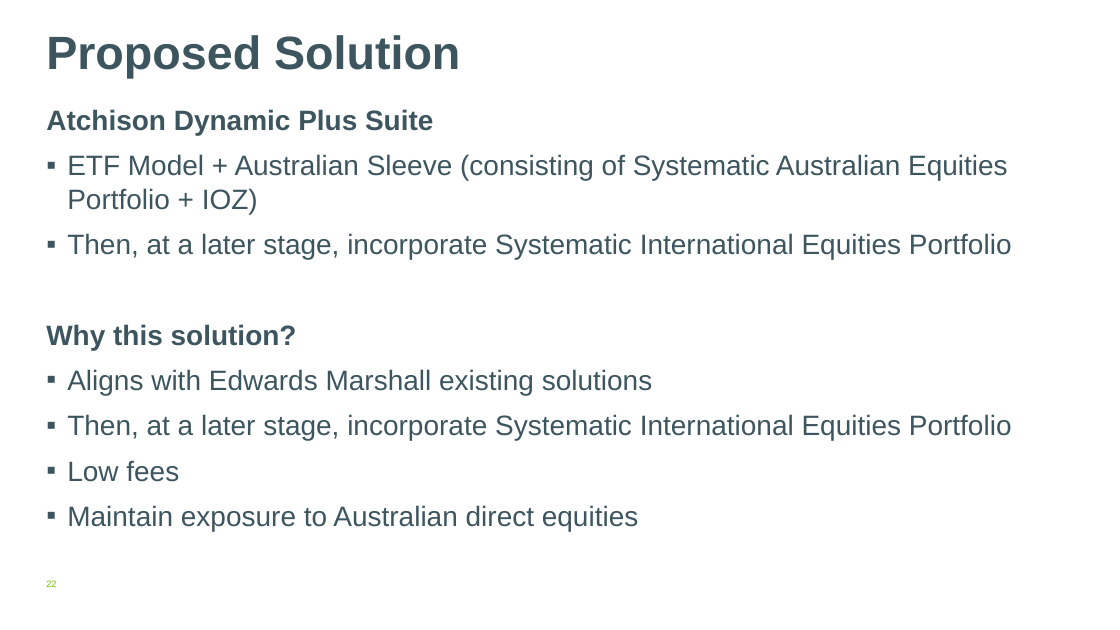
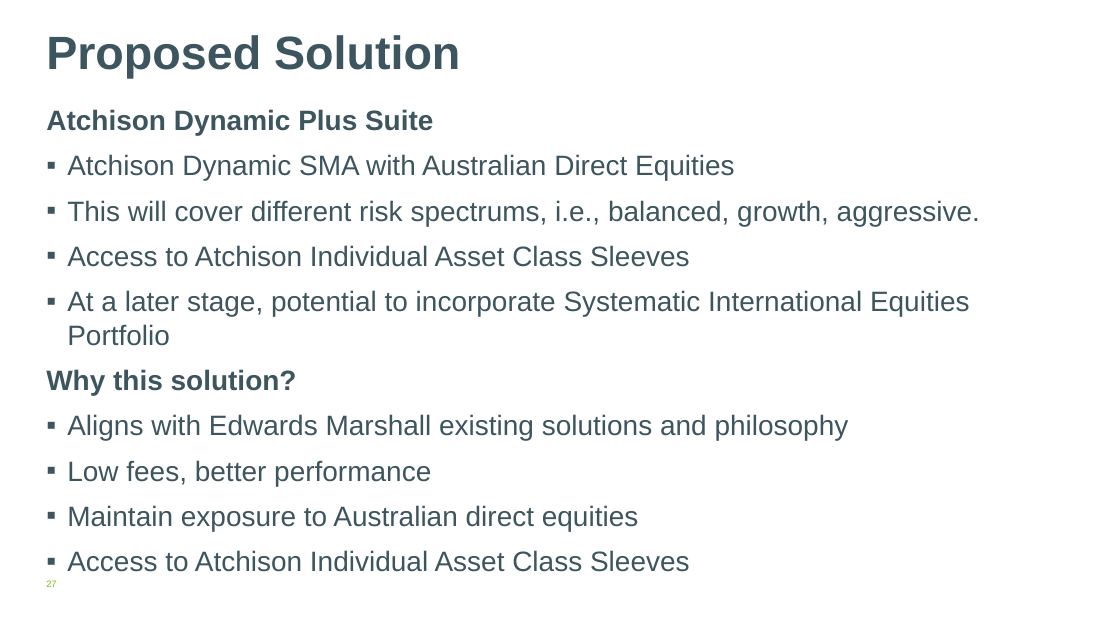
Before and after one commit to AtchisonClients/atchisonclients.github.io, a slide deck: slide 27 of assetsHTML/EMFS/EMFS-Atchison.pptx (slide 22 before the commit). Drawn at 1120x630 pixels with LibreOffice and Linux fonts; fonts in the diff are those of the drawing; background and template pictures are left out. Boxes give left, top, right and bottom in pixels: in the first picture for what was removed or moved away, otherwise in the second. Text is boxed around its words. In the diff, an @@ line names an element or a change of style, - is before the commit and + after.

```diff
--- a/assetsHTML/EMFS/EMFS-Atchison.pptx
+++ b/assetsHTML/EMFS/EMFS-Atchison.pptx
@@ text at box(67, 154, 980, 346): text changed @@
-▪ ETF Model + Australian Sleeve (consisting of Systematic Australian Equities Portfolio + IOZ)
-▪ Then, at a later stage, incorporate Systematic International Equities Portfolio
+▪ Atchison Dynamic SMA with Australian Direct Equities
+▪ This will cover different risk spectrums, i.e., balanced, growth, aggressive.
+▪ Access to Atchison Individual Asset Class Sleeves
+▪ At a later stage, potential to incorporate Systematic International Equities Portfolio
@@ text at box(67, 414, 849, 486): text changed @@
-▪ Aligns with Edwards Marshall existing solutions
-▪ Then, at a later stage, incorporate Systematic International Equities Portfolio
-▪ Low fees
+▪ Aligns with Edwards Marshall existing solutions and philosophy
+▪ Low fees, better performance
@@ text at box(67, 550, 690, 572): paragraph added @@
+▪ Access to Atchison Individual Asset Class Sleeves
```
Also in this commit, not shown: 8 other slides changed, 5 slides added.
